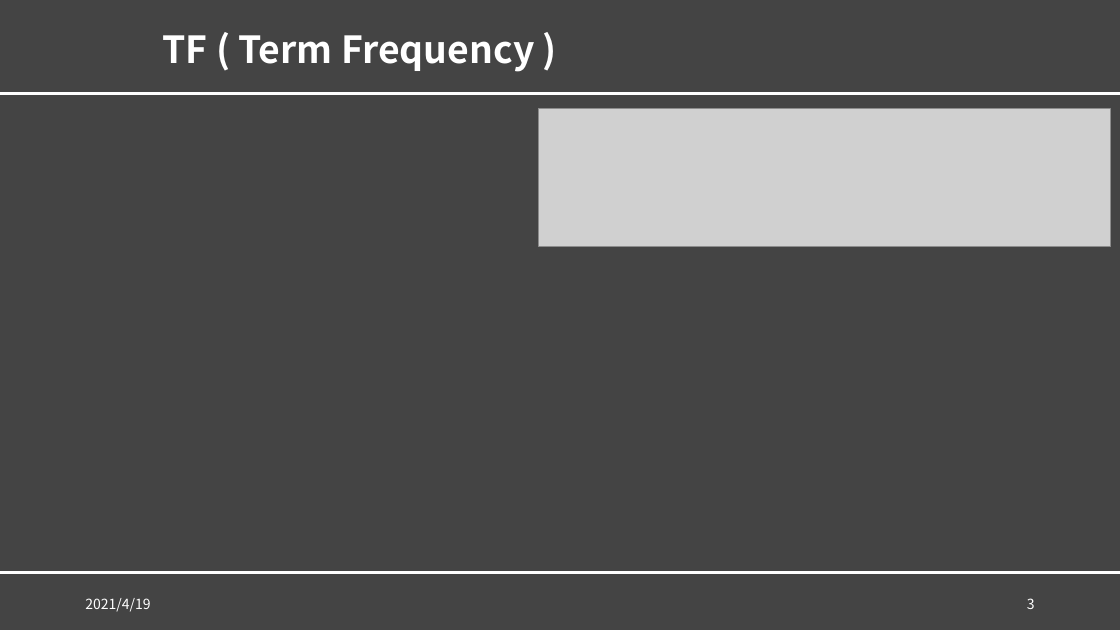
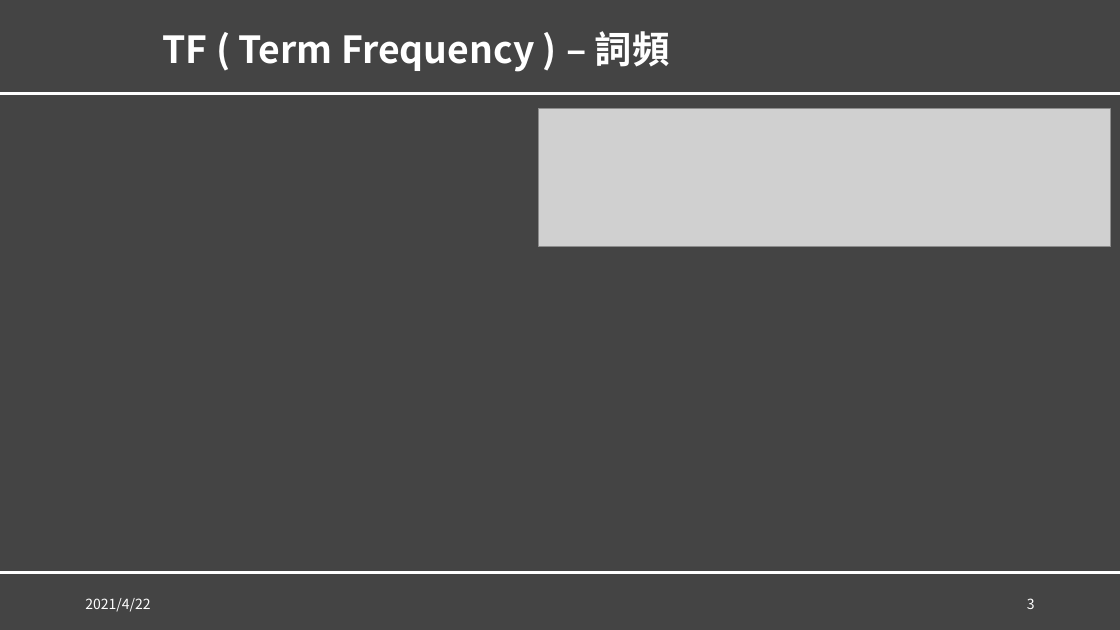
Before and after one commit to YuCheng21/nkust-data-science, a slide deck: slide 3 of Mid-Project/Mid-Project.pptx. Drawn at 1120x630 pixels with LibreOffice and Linux fonts; fonts in the diff are those of the drawing; grey boxes stand for pictures; background and template pictures are left out. Boxes give left, top, right and bottom in pixels: in the first picture for what was removed or moved away, otherwise in the second. Text is boxed around its words. In the diff, an @@ line names an element or a change of style, - is before the commit and + after.

```diff
--- a/Mid-Project/Mid-Project.pptx
+++ b/Mid-Project/Mid-Project.pptx
@@ title at (162, 31, 670, 72): text changed @@
-TF ( Term Frequency )
+TF ( Term Frequency ) – 詞頻
@@ text at (85, 598, 150, 612): text changed @@
-2021/4/19
+2021/4/22
```
Also in this commit, not shown: 9 other slides changed.
